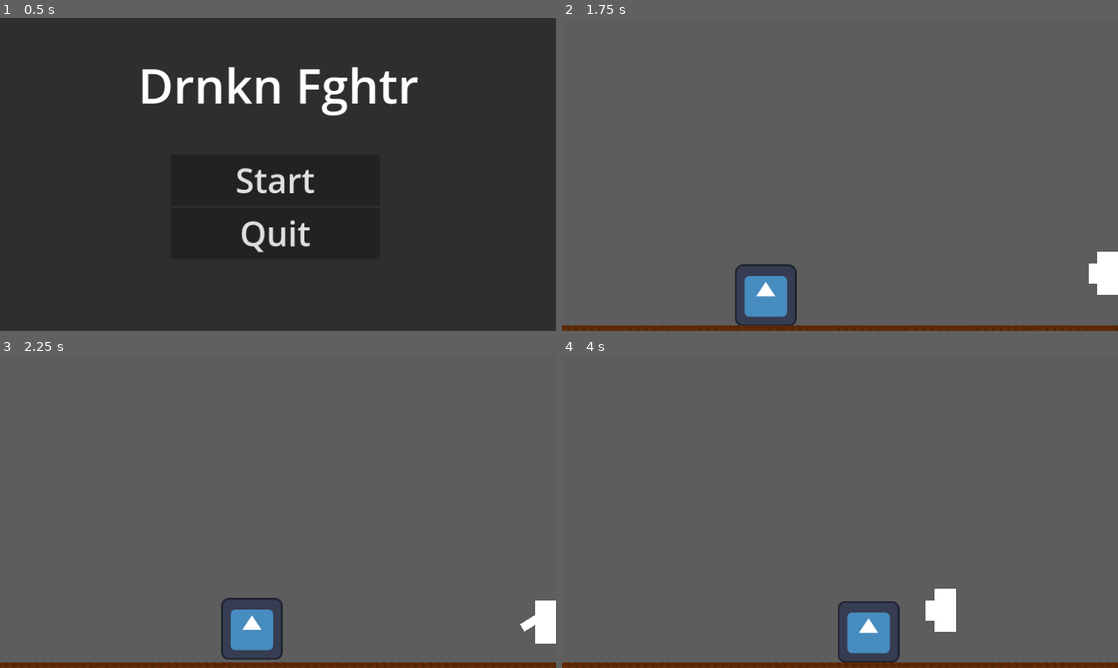
Above: before the commit, frames 1-4 (two rows, left to right).
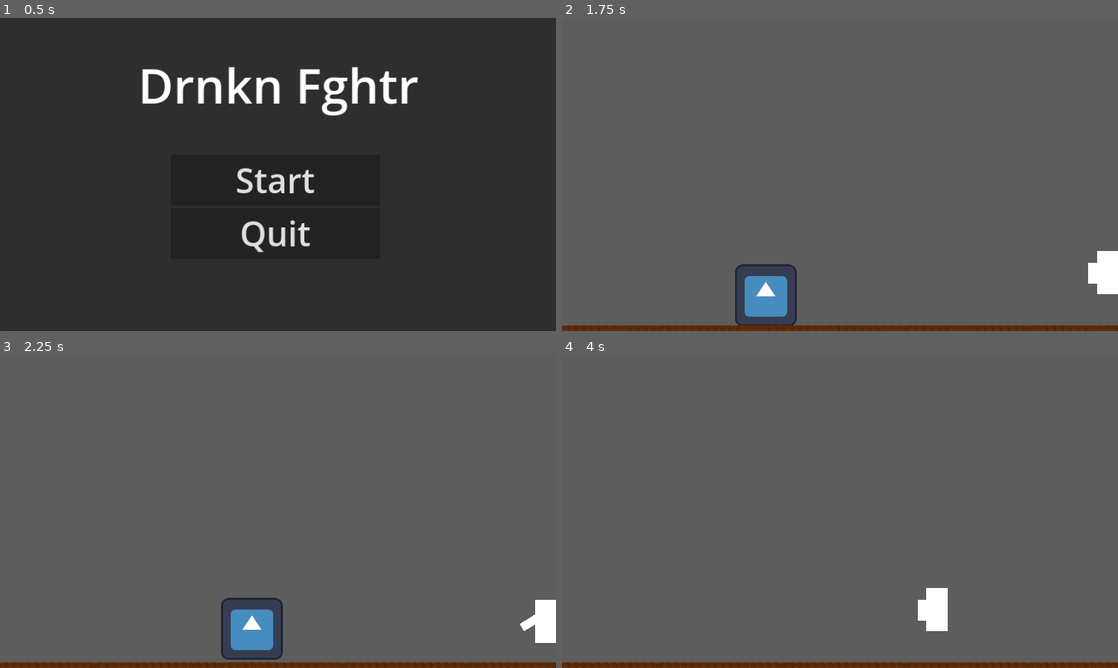
Above: after the commit, the same moments.

Repository: qzjo/Drnkn-Fghtr
Game: Godot game, scene res://start_screen.tscn
Same seed, same stepped clock (60 frames per second), same inputs: the game is played once before the commit and once after it. The engine's default icon, where the game draws it, is replaced by a stand-in: a white triangle on a blue panel in a dark square.
Inputs:
- Up to frame 1 (0.5 s): no input
- Up to frame 2 (1.75 s): click "Start" at 0.5 s; hold D (move_right) from 1.28 s (still down); hold E (punch) from 1.28 s (still down); tap W (jump) at 1.52 s
- Up to frame 3 (2.25 s): keep holding D (move_right); release E (punch) at 2.03 s; tap E (punch) at 2.1 s
- Up to frame 4 (4 s): tap W (jump) at 2.27, 3.77 s; release D (move_right) at 2.78 s; hold E (punch) 2.78-3.53 s; hold A (move_left) from 2.78 s (still down); tap E (punch) at 3.6 s

Frame 1 is identical in both runs. In frame 2, less than 0.1% of the frame differs, in the area x 94-100%, y 74-89%; in frame 3, less than 0.1%; in frame 4, 2.6%, in the area x 49-71%, y 74-99%.

Commit message:
damage finally works

Diff:
--- a/drnkn-fghtr/mainCharacter.tscn
+++ b/drnkn-fghtr/mainCharacter.tscn
@@ -2,9 +2,6 @@
 
 [ext_resource type="Script" path="res://main_character.gd" id="1_ef64n"]
 [ext_resource type="Texture2D" uid="uid://bytcmf3pvkwf" path="res://Assets/White.png" id="1_jj3j1"]
-
-[sub_resource type="RectangleShape2D" id="RectangleShape2D_y7rmm"]
-size = Vector2(32, 64)
 
 [sub_resource type="RectangleShape2D" id="RectangleShape2D_14uht"]
 size = Vector2(27.5, 64.25)
@@ -14,6 +11,45 @@
 
 [sub_resource type="RectangleShape2D" id="RectangleShape2D_1di6h"]
 size = Vector2(25, 60)
+
+[sub_resource type="Animation" id="Animation_wuuma"]
+length = 0.001
+tracks/0/type = "value"
+tracks/0/imported = false
+tracks/0/enabled = true
+tracks/0/path = NodePath("Hitbox/Arm:rotation")
+tracks/0/interp = 1
+tracks/0/loop_wrap = true
+tracks/0/keys = {
+"times": PackedFloat32Array(0),
+"transitions": PackedFloat32Array(1),
+"update": 0,
+"values": [0.0]
+}
+tracks/1/type = "value"
+tracks/1/imported = false
+tracks/1/enabled = true
+tracks/1/path = NodePath("Arm:rotation")
+tracks/1/interp = 1
+tracks/1/loop_wrap = true
+tracks/1/keys = {
+"times": PackedFloat32Array(0),
+"transitions": PackedFloat32Array(1),
+"update": 0,
+"values": [0.0]
+}
+tracks/2/type = "value"
+tracks/2/imported = false
+tracks/2/enabled = true
+tracks/2/path = NodePath("Sprite2D:rotation")
+tracks/2/interp = 1
+tracks/2/loop_wrap = true
+tracks/2/keys = {
+"times": PackedFloat32Array(0),
+"transitions": PackedFloat32Array(1),
+"update": 0,
+"values": [0.0]
+}
 
 [sub_resource type="Animation" id="Animation_ho0uc"]
 resource_name = "punch"
@@ -55,50 +91,14 @@
 "values": [0.0, 1.74533, 0.0]
 }
 
-[sub_resource type="Animation" id="Animation_wuuma"]
-length = 0.001
-tracks/0/type = "value"
-tracks/0/imported = false
-tracks/0/enabled = true
-tracks/0/path = NodePath("Hitbox/Arm:rotation")
-tracks/0/interp = 1
-tracks/0/loop_wrap = true
-tracks/0/keys = {
-"times": PackedFloat32Array(0),
-"transitions": PackedFloat32Array(1),
-"update": 0,
-"values": [0.0]
-}
-tracks/1/type = "value"
-tracks/1/imported = false
-tracks/1/enabled = true
-tracks/1/path = NodePath("Arm:rotation")
-tracks/1/interp = 1
-tracks/1/loop_wrap = true
-tracks/1/keys = {
-"times": PackedFloat32Array(0),
-"transitions": PackedFloat32Array(1),
-"update": 0,
-"values": [0.0]
-}
-tracks/2/type = "value"
-tracks/2/imported = false
-tracks/2/enabled = true
-tracks/2/path = NodePath("Sprite2D:rotation")
-tracks/2/interp = 1
-tracks/2/loop_wrap = true
-tracks/2/keys = {
-"times": PackedFloat32Array(0),
-"transitions": PackedFloat32Array(1),
-"update": 0,
-"values": [0.0]
-}
-
 [sub_resource type="AnimationLibrary" id="AnimationLibrary_h70d6"]
 _data = {
 "RESET": SubResource("Animation_wuuma"),
 "punch": SubResource("Animation_ho0uc")
 }
+
+[sub_resource type="RectangleShape2D" id="RectangleShape2D_y7rmm"]
+size = Vector2(32, 64)
 
 [node name="Character" type="CharacterBody2D"]
 script = ExtResource("1_ef64n")
@@ -115,13 +115,6 @@
 
 [node name="Hitbox" type="Area2D" parent="." groups=["player_attack"]]
 unique_name_in_owner = true
-
-[node name="Body" type="CollisionShape2D" parent="Hitbox"]
-light_mask = 0
-visibility_layer = 2
-position = Vector2(4.76837e-07, -2)
-scale = Vector2(2, 2)
-shape = SubResource("RectangleShape2D_y7rmm")
 
 [node name="Arm" type="CollisionShape2D" parent="Hitbox"]
 light_mask = 0
@@ -142,4 +135,12 @@
 "": SubResource("AnimationLibrary_h70d6")
 }
 
+[node name="BodyArea" type="CollisionShape2D" parent="."]
+light_mask = 0
+visibility_layer = 2
+position = Vector2(4.76837e-07, -2)
+scale = Vector2(2, 2)
+shape = SubResource("RectangleShape2D_y7rmm")
+
+[connection signal="body_entered" from="Hitbox" to="." method="_on_hitbox_body_entered"]
 [connection signal="animation_finished" from="AnimationPlayer" to="." method="_on_animation_player_animation_finished"]
--- a/drnkn-fghtr/main_character.gd
+++ b/drnkn-fghtr/main_character.gd
@@ -7,7 +7,7 @@
 @onready var mob: Mob = $"../Mob"
 @onready var animation_player: AnimationPlayer = $AnimationPlayer
 var health: int = 100
-
+var attacking: bool = false  # Tracks whether the player is currently attacking
 
 enum State { NORMAL, KNOCKBACK }
 var current_state: int = State.NORMAL
@@ -15,9 +15,11 @@
 
 func _ready() -> void:
 	$Arm.set_deferred("disabled", true)
+	$Hitbox.set_deferred("monitoring", false)  # Ensure hitbox starts off
+
 	hitbox.body_entered.connect(func (body: Node) -> void:
-		if body is Mob:
-			knockback(body.position)
+		if body is Mob and attacking:  # Only deal damage if attacking
+			body.take_damage(100)
 	)
 
 func _physics_process(delta: float) -> void:
@@ -34,16 +36,15 @@
 	move_and_slide()
 
 	if Input.is_action_just_pressed("punch"):
-		animation_player.play("punch")
+		punch()
 
 func _input(event):
-	if event.is_action_pressed("punch"):  # Check if the attack button is pressed
+	if event.is_action_pressed("punch"):
 		punch()
 
 func punch():
-	if not $AnimationPlayer.is_playing():  # Prevent attack spam
+	if not animation_player.is_playing():
 		play_attack_animation()
-
 
 func handle_movement():
 	"""Handles normal movement and jumping."""
@@ -58,12 +59,8 @@
 	else:
 		velocity.x = move_toward(velocity.x, 0, SPEED)
 
-
 func is_attacking() -> bool:
-	return $AnimationPlayer.is_playing() and $AnimationPlayer.current_animation == "punch"
-
-
-
+	return attacking  # Now correctly returns the attack state
 
 func knockback(mob_position: Vector2):
 	"""Applies knockback away from the enemy."""
@@ -84,20 +81,21 @@
 	if knockback_timer <= 0:
 		current_state = State.NORMAL  # Return to normal movement
 
-func take_damage():
-	health -= 100
-	print("damage")
+func take_damage(amount: int = 100):
+	health -= amount
+	print("damage taken:", amount)
 	if health <= 0:
 		die()
 
 func die():
 	queue_free()
 
-
 func play_attack_animation():
-	$AnimationPlayer.play("punch")
-	$Arm.set_deferred("disabled", false)
+	attacking = true  # Set attacking state to true
+	animation_player.play("punch")
+	$Hitbox.set_deferred("monitoring", true)
 
 func _on_animation_player_animation_finished(anim_name: StringName) -> void:
-	if anim_name == "punch":  # Ensure it's the attack animation
-		$Arm.set_deferred("disabled", true)
+	if anim_name == "punch":
+		attacking = false  # Reset attacking state
+		$Hitbox.set_deferred("monitoring", false)  # Disable hitbox after attack ends
--- a/drnkn-fghtr/mob.gd
+++ b/drnkn-fghtr/mob.gd
@@ -11,7 +11,7 @@
 var knockback_timer: float = 0.0  # Timer for knockback duration
 
 func _ready() -> void:
-	hitbox.body_entered.connect(_on_body_entered)
+	pass
 
 func _physics_process(delta: float) -> void:
 	if not is_on_floor():
@@ -64,14 +64,19 @@
 	if knockback_timer <= 0:
 		current_state = State.CHASING  # Return to chasing mode
 
-func _on_Hitbox_area_entered(area):
-	if area.is_in_group("player_attack"):
-		take_damage(100)
 
-func _on_body_entered(body: Node) -> void:
+
+func _on_hitbox_body_entered(body: Node) -> void:
+	if not $Hitbox.monitoring:
+		return
+
+
 	if body is Player:
 		var player := body as Player
 		if not player.is_attacking():
 			player.take_damage()
 		if player.is_attacking():
 			knockback()
+		$Hitbox.set_deferred("monitoring", false)
+		await get_tree().create_timer(0.5).timeout
+		$Hitbox.set_deferred("monitoring", true)
--- a/drnkn-fghtr/mob.tscn
+++ b/drnkn-fghtr/mob.tscn
@@ -27,4 +27,4 @@
 position = Vector2(-0.5, 0)
 shape = SubResource("RectangleShape2D_tm3eq")
 
-[connection signal="body_entered" from="Hitbox" to="." method="_on_area_2d_body_entered"]
+[connection signal="body_entered" from="Hitbox" to="." method="_on_hitbox_body_entered"]
